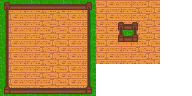
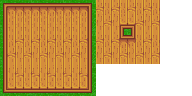
Before/after of a (192, 96) layered artwork. What changed in the layer stack:
moved "Pasted Layer #3" above "Pasted Layer #2", painted on it over (x1=118, y1=22, x2=138, y2=42)
removed layer "Pasted Layer #8" over (x1=96, y1=0, x2=160, y2=64)
painted on "Pasted Layer #2" over (x1=5, y1=0, x2=160, y2=70)
renamed "Pasted Layer #4" to "Layer", moved it above "edging 2", painted on it over (x1=3, y1=3, x2=92, y2=93)
hid "edging 2", painted on it over (x1=4, y1=2, x2=92, y2=94)
added layer "Layer #1" above "Pasted Layer #7" over (x1=7, y1=7, x2=88, y2=89)
hid "Pasted Layer #7" over (x1=7, y1=6, x2=89, y2=92)
